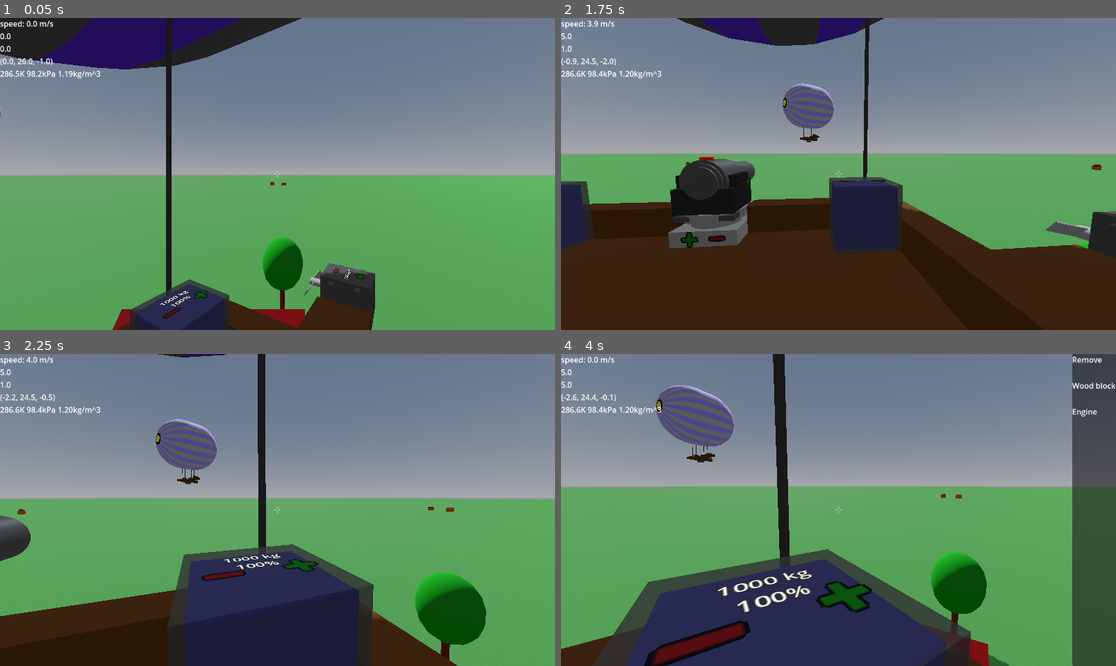
Above: before the commit, frames 1-4 (two rows, left to right).
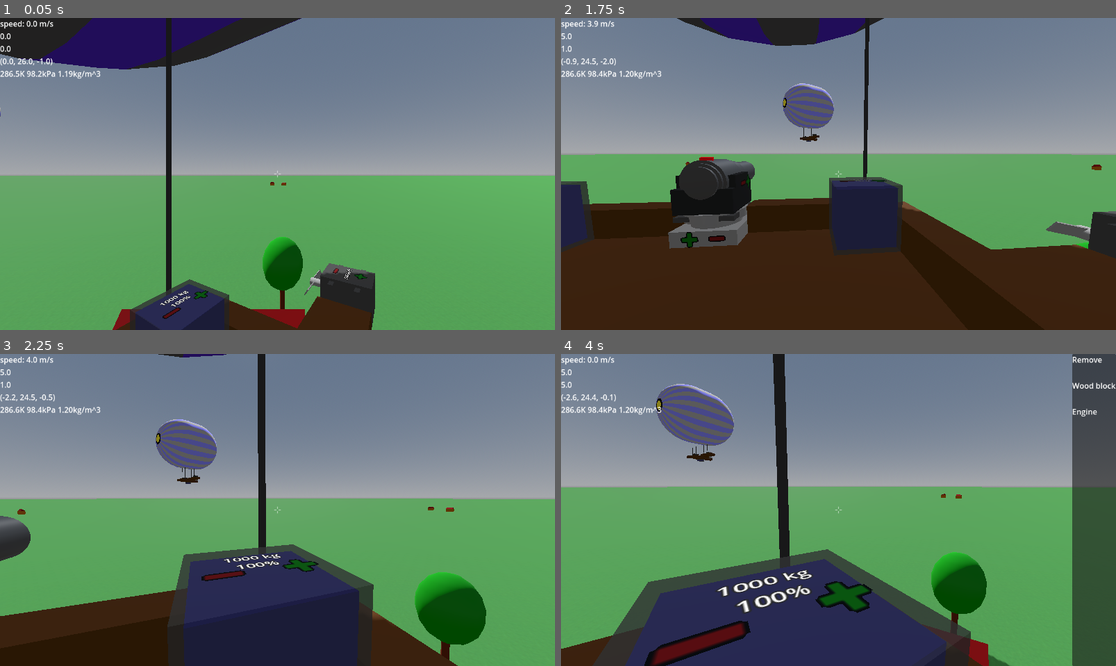
Above: after the commit, the same moments.

Repository: jmdejong/airships
Game: Godot game, scene res://scenes/world.tscn
The game is run twice, just before and just after one commit, with the same random seed, the same clock (stepped at 60 frames per second) and the same inputs.
Inputs (mouse positions are in pixels of both pictures, inside the frame that each line leads up to):
- Up to frame 1 (0.05 s): no input
- Up to frame 2 (1.75 s): move the mouse to (960, 158) at 0.52 s; hold D (right) 0.53-1.28 s; click (960, 158) at 0.6 s; move the mouse to (810, 174) at 1.27 s; hold W (forwards) from 1.28 s (still down); tap Mouse wheel down (rotate_left) at 1.35 s
- Up to frame 3 (2.25 s): keep holding W (forwards); move the mouse to (288, 503) at 2.02 s; tap Mouse wheel up (rotate_right) at 2.1 s
- Up to frame 4 (4 s): keep holding W (forwards); move the mouse to (832, 516) at 2.77 s; tap Shift (sprint) at 2.85 s; click (832, 516) at 2.92 s; move the mouse to (877, 513) at 3.52 s; tap B (toggle_build) at 3.6 s

Frame 1 is identical in both runs. In frame 2, less than 0.1% of the frame differs, in the area x 39-50%, y 20-40%; in frame 3, 0.2%; in frame 4, 0.8%, in the area x 17-32%, y 9-35%.

Commit message:
shorter cables

Diff:
--- /dev/null
+++ b/scenes/components/cable4m.tscn
@@ -0,0 +1,36 @@
+[gd_scene load_steps=6 format=3 uid="uid://cr366y43ta7n2"]
+
+[ext_resource type="Script" uid="uid://cv4oa72xgm6qh" path="res://code/components/box_component.gd" id="1_yt8eh"]
+[ext_resource type="PackedScene" uid="uid://c80fsqccc2hnu" path="res://scenes/connection.tscn" id="2_u038d"]
+
+[sub_resource type="BoxShape3D" id="BoxShape3D_uw4vd"]
+size = Vector3(0.05, 4, 0.05)
+
+[sub_resource type="StandardMaterial3D" id="StandardMaterial3D_uw4vd"]
+albedo_color = Color(0.2, 0.2, 0.2, 1)
+
+[sub_resource type="BoxMesh" id="BoxMesh_uw4vd"]
+material = SubResource("StandardMaterial3D_uw4vd")
+size = Vector3(0.063, 4, 0.063)
+
+[node name="Cable4m" type="Node3D"]
+script = ExtResource("1_yt8eh")
+
+[node name="CollisionShape3D" type="CollisionShape3D" parent="."]
+transform = Transform3D(1, 0, 0, 0, 1, 0, 0, 0, 1, 0.25, 2, 0.25)
+shape = SubResource("BoxShape3D_uw4vd")
+
+[node name="MeshInstance3D" type="MeshInstance3D" parent="."]
+transform = Transform3D(1, 0, 0, 0, 1, 0, 0, 0, 1, 0.25, 2, 0.25)
+cast_shadow = 0
+mesh = SubResource("BoxMesh_uw4vd")
+
+[node name="CenterOfMass" type="Node3D" parent="."]
+transform = Transform3D(1, 0, 0, 0, 1, 0, 0, 0, 1, 0, 2, 0)
+
+[node name="Connection" parent="." instance=ExtResource("2_u038d")]
+transform = Transform3D(1, 0, 0, 0, 1, 0, 0, 0, 1, 0.25, 0, 0.25)
+
+[node name="CollisionShape3D2" type="CollisionShape3D" parent="Connection"]
+transform = Transform3D(1, 0, 0, 0, 1, 0, 0, 0, 1, 0, 2, 0)
+shape = SubResource("BoxShape3D_uw4vd")
--- a/scenes/components/cable.tscn
+++ b/scenes/components/cable8m.tscn
@@ -13,8 +13,8 @@
 material = SubResource("StandardMaterial3D_uw4vd")
 size = Vector3(0.063, 8, 0.063)
 
-[node name="Cable" type="Node3D"]
-script = ExtResource("1_uw4vd")
+[node name="Cable8m" type="Node3D"]
+script = ExtResource("1_yroly")
 
 [node name="CollisionShape3D" type="CollisionShape3D" parent="."]
 transform = Transform3D(1, 0, 0, 0, 1, 0, 0, 0, 1, 0.25, 4, 0.25)
--- a/scenes/ships/gunboat.tscn
+++ b/scenes/ships/gunboat.tscn
@@ -8,7 +8,7 @@
 [ext_resource type="PackedScene" uid="uid://b5dw13s3ysqsr" path="res://scenes/components/status_panel.tscn" id="6_0m87h"]
 [ext_resource type="PackedScene" uid="uid://dmsj4uy2vf3wu" path="res://scenes/components/cannon.tscn" id="7_3nb3f"]
 [ext_resource type="PackedScene" uid="uid://gag3g3ctvxpx" path="res://scenes/components/wood_panel.tscn" id="7_vq8bv"]
-[ext_resource type="PackedScene" uid="uid://bnh82toixngca" path="res://scenes/components/cable.tscn" id="8_iel0n"]
+[ext_resource type="PackedScene" uid="uid://bnh82toixngca" path="res://scenes/components/cable8m.tscn" id="8_iel0n"]
 [ext_resource type="PackedScene" uid="uid://cckr01vpro7r" path="res://scenes/components/rotary_table.tscn" id="8_qrdk5"]
 
 [node name="GunBoat" instance=ExtResource("1_rb74k")]
--- a/scenes/ships/heli.tscn
+++ b/scenes/ships/heli.tscn
@@ -4,22 +4,22 @@
 [ext_resource type="PackedScene" uid="uid://gag3g3ctvxpx" path="res://scenes/components/wood_panel.tscn" id="2_2x7ye"]
 [ext_resource type="PackedScene" uid="uid://37i3vkcqr8ef" path="res://scenes/components/engine.tscn" id="3_8vjui"]
 [ext_resource type="PackedScene" uid="uid://ffgia4xpcrqh" path="res://scenes/components/composite.tscn" id="4_2uvs7"]
-[ext_resource type="PackedScene" uid="uid://bnh82toixngca" path="res://scenes/components/cable.tscn" id="4_2x7ye"]
 [ext_resource type="PackedScene" uid="uid://b5dw13s3ysqsr" path="res://scenes/components/status_panel.tscn" id="5_8vjui"]
+[ext_resource type="PackedScene" uid="uid://cr366y43ta7n2" path="res://scenes/components/cable4m.tscn" id="6_2uvs7"]
 
 [node name="Heli" instance=ExtResource("1_rjgg3")]
 
 [node name="EngineHor" parent="Components" index="1" instance=ExtResource("3_8vjui")]
-transform = Transform3D(-4.37114e-08, 1, 0, -1, -4.37114e-08, 0, 0, 0, 1, -2, 6, 1.5)
+transform = Transform3D(-4.37114e-08, 1, 0, -1, -4.37114e-08, 0, 0, 0, 1, -2, 5.5, 1.5)
 
 [node name="EngineHor2" parent="Components" index="2" instance=ExtResource("3_8vjui")]
-transform = Transform3D(-4.37114e-08, 1, 0, -1, -4.37114e-08, 0, 0, 0, 1, -2, 6, -2.5)
+transform = Transform3D(-4.37114e-08, 1, 0, -1, -4.37114e-08, 0, 0, 0, 1, -2, 5.5, -2.5)
 
 [node name="EngineHor3" parent="Components" index="3" instance=ExtResource("3_8vjui")]
-transform = Transform3D(4.37114e-08, -1, 8.74228e-08, -1, -4.37114e-08, 0, 3.82137e-15, -8.74228e-08, -1, 2, 6, -1.5)
+transform = Transform3D(4.37114e-08, -1, 8.74228e-08, -1, -4.37114e-08, 0, 3.82137e-15, -8.74228e-08, -1, 2, 5.5, -1.5)
 
 [node name="EngineHor4" parent="Components" index="4" instance=ExtResource("3_8vjui")]
-transform = Transform3D(4.37114e-08, -1, 8.74228e-08, -1, -4.37114e-08, 0, 3.82137e-15, -8.74228e-08, -1, 2, 6, 2.5)
+transform = Transform3D(4.37114e-08, -1, 8.74228e-08, -1, -4.37114e-08, 0, 3.82137e-15, -8.74228e-08, -1, 2, 5.5, 2.5)
 
 [node name="StatusPanel" parent="Components" index="5" instance=ExtResource("5_8vjui")]
 transform = Transform3D(1, 0, 0, 0, 1, 0, 0, 0, 1, -0.5, 0.5, -0.5)
@@ -31,29 +31,29 @@
 size = Vector3(3, 0.5, 3)
 
 [node name="WoodPanel4" parent="Components/Frame" index="1" instance=ExtResource("2_2x7ye")]
-transform = Transform3D(1, 0, 0, 0, 1, 0, 0, 0, 1, -1.5, 5, -1.5)
+transform = Transform3D(1, 0, 0, 0, 1, 0, 0, 0, 1, -1.5, 4.5, -1.5)
 size = Vector3(0.5, 0.5, 0.5)
 
-[node name="Cable4" parent="Components/Frame" index="2" instance=ExtResource("4_2x7ye")]
-transform = Transform3D(1, 0, 0, 0, 1, 0, 0, 0, 1, -1.5, 0.5, -1.5)
-
-[node name="WoodPanel3" parent="Components/Frame" index="3" instance=ExtResource("2_2x7ye")]
-transform = Transform3D(1, 0, 0, 0, 1, 0, 0, 0, 1, 1, 5, -1.5)
+[node name="WoodPanel3" parent="Components/Frame" index="2" instance=ExtResource("2_2x7ye")]
+transform = Transform3D(1, 0, 0, 0, 1, 0, 0, 0, 1, 1, 4.5, -1.5)
 size = Vector3(0.5, 0.5, 0.5)
 
-[node name="Cable3" parent="Components/Frame" index="4" instance=ExtResource("4_2x7ye")]
+[node name="WoodPanel2" parent="Components/Frame" index="3" instance=ExtResource("2_2x7ye")]
+transform = Transform3D(1, 0, 0, 0, 1, 0, 0, 0, 1, 1, 4.5, 1)
+size = Vector3(0.5, 0.5, 0.5)
+
+[node name="WoodPanel" parent="Components/Frame" index="4" instance=ExtResource("2_2x7ye")]
+transform = Transform3D(1, 0, 0, 0, 1, 0, 0, 0, 1, -1.5, 4.5, 1)
+size = Vector3(0.5, 0.5, 0.5)
+
+[node name="Cable4m" parent="Components/Frame" index="5" instance=ExtResource("6_2uvs7")]
+transform = Transform3D(1, 0, 0, 0, 1, 0, 0, 0, 1, -1.5, 0.5, 1)
+
+[node name="Cable4m2" parent="Components/Frame" index="6" instance=ExtResource("6_2uvs7")]
+transform = Transform3D(1, 0, 0, 0, 1, 0, 0, 0, 1, 1, 0.5, 1)
+
+[node name="Cable4m3" parent="Components/Frame" index="7" instance=ExtResource("6_2uvs7")]
 transform = Transform3D(1, 0, 0, 0, 1, 0, 0, 0, 1, 1, 0.5, -1.5)
 
-[node name="WoodPanel2" parent="Components/Frame" index="5" instance=ExtResource("2_2x7ye")]
-transform = Transform3D(1, 0, 0, 0, 1, 0, 0, 0, 1, 1, 5, 1)
-size = Vector3(0.5, 0.5, 0.5)
-
-[node name="Cable2" parent="Components/Frame" index="6" instance=ExtResource("4_2x7ye")]
-transform = Transform3D(1, 0, 0, 0, 1, 0, 0, 0, 1, 1, 0.5, 1)
-
-[node name="WoodPanel" parent="Components/Frame" index="7" instance=ExtResource("2_2x7ye")]
-transform = Transform3D(1, 0, 0, 0, 1, 0, 0, 0, 1, -1.5, 5, 1)
-size = Vector3(0.5, 0.5, 0.5)
-
-[node name="Cable" parent="Components/Frame" index="8" instance=ExtResource("4_2x7ye")]
-transform = Transform3D(1, 0, 0, 0, 1, 0, 0, 0, 1, -1.5, 0.5, 1)
+[node name="Cable4m4" parent="Components/Frame" index="8" instance=ExtResource("6_2uvs7")]
+transform = Transform3D(1, 0, 0, 0, 1, 0, 0, 0, 1, -1.5, 0.5, -1.5)
--- a/scenes/ships/scout.tscn
+++ b/scenes/ships/scout.tscn
@@ -5,9 +5,9 @@
 [ext_resource type="PackedScene" uid="uid://37i3vkcqr8ef" path="res://scenes/components/engine.tscn" id="4_b1l47"]
 [ext_resource type="PackedScene" uid="uid://y3r5symbcup6" path="res://scenes/components/ballast.tscn" id="5_v1y55"]
 [ext_resource type="PackedScene" uid="uid://cckr01vpro7r" path="res://scenes/components/rotary_table.tscn" id="6_2ad0o"]
-[ext_resource type="PackedScene" uid="uid://bnh82toixngca" path="res://scenes/components/cable.tscn" id="6_o2rwk"]
 [ext_resource type="PackedScene" uid="uid://b5dw13s3ysqsr" path="res://scenes/components/status_panel.tscn" id="6_tw0le"]
 [ext_resource type="PackedScene" uid="uid://cunwan507e0sg" path="res://scenes/components/smalloon.tscn" id="6_uud2w"]
+[ext_resource type="PackedScene" uid="uid://cr366y43ta7n2" path="res://scenes/components/cable4m.tscn" id="8_2ad0o"]
 [ext_resource type="PackedScene" uid="uid://gag3g3ctvxpx" path="res://scenes/components/wood_panel.tscn" id="8_pvp6t"]
 
 [node name="Scout" instance=ExtResource("1_2ad0o")]
@@ -67,17 +67,17 @@
 
 [node name="Rigging" parent="Components" index="2" instance=ExtResource("3_qcob2")]
 
-[node name="Cable" parent="Components/Rigging" index="0" instance=ExtResource("6_o2rwk")]
-transform = Transform3D(1, 0, 0, 0, 1, 0, 0, 0, 1, 1, 0.5, -1)
+[node name="Cable4m" parent="Components/Rigging" index="0" instance=ExtResource("8_2ad0o")]
+transform = Transform3D(1, 0, 0, 0, 1, 0, 0, 0, 1, -1.5, 1, -1)
 
-[node name="Cable2" parent="Components/Rigging" index="1" instance=ExtResource("6_o2rwk")]
+[node name="Cable4m2" parent="Components/Rigging" index="1" instance=ExtResource("8_2ad0o")]
+transform = Transform3D(1, 0, 0, 0, 1, 0, 0, 0, 1, -1.5, 1, 0.5)
+
+[node name="Cable4m3" parent="Components/Rigging" index="2" instance=ExtResource("8_2ad0o")]
 transform = Transform3D(1, 0, 0, 0, 1, 0, 0, 0, 1, 1, 0.5, 0.5)
 
-[node name="Cable3" parent="Components/Rigging" index="2" instance=ExtResource("6_o2rwk")]
-transform = Transform3D(1, 0, 0, 0, 1, 0, 0, 0, 1, -1.5, 1, -1)
-
-[node name="Cable4" parent="Components/Rigging" index="3" instance=ExtResource("6_o2rwk")]
-transform = Transform3D(1, 0, 0, 0, 1, 0, 0, 0, 1, -1.5, 1, 0.5)
+[node name="Cable4m4" parent="Components/Rigging" index="3" instance=ExtResource("8_2ad0o")]
+transform = Transform3D(1, 0, 0, 0, 1, 0, 0, 0, 1, 1, 0.5, -1)
 
 [node name="Smalloon" parent="Components" index="3" instance=ExtResource("6_uud2w")]
 transform = Transform3D(1, 0, 0, 0, 1, 0, 0, 0, 1, 0, 9.5, 0)
Not shown: 2 places in scenes/components/cable8m.tscn that only renumber resources
